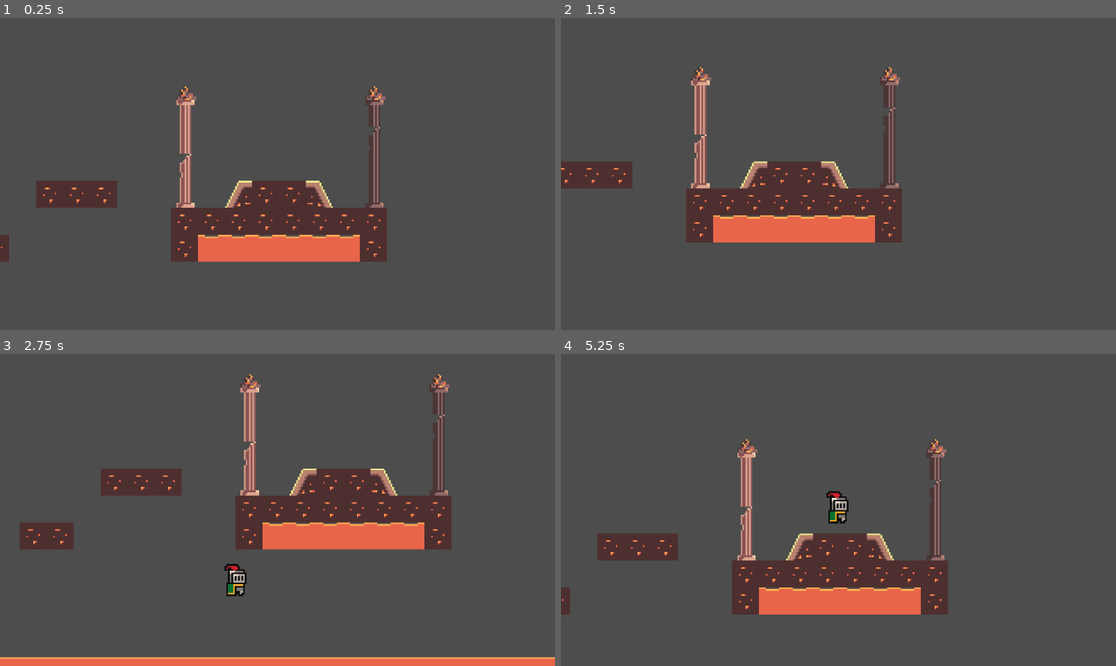
Above: before the commit, frames 1-4 (two rows, left to right).
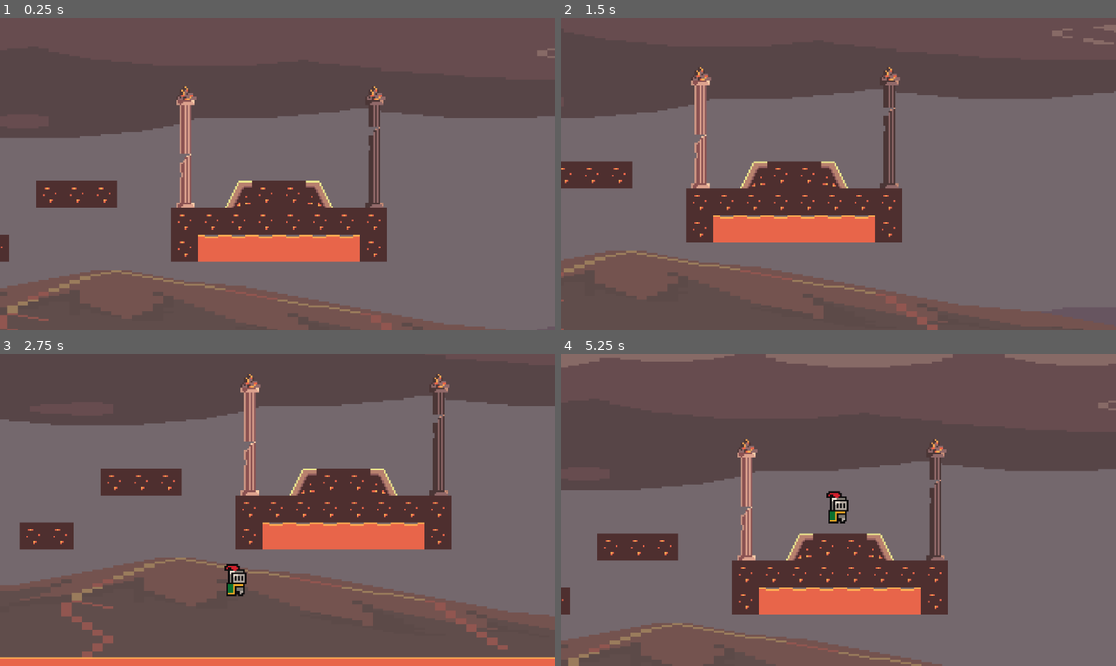
Above: after the commit, the same moments.

Repository: Arnav-Sharma21/ATAproject
Game: Godot game, scene res://game.tscn
The game is run twice, just before and just after one commit, with the same random seed, the same clock (stepped at 60 frames per second) and the same inputs.
Inputs:
- Up to frame 1 (0.25 s): no input
- Up to frame 2 (1.5 s): tap Enter (ui_accept) at 0.5, 0.77 s; hold Right (ui_right) from 0.53 s (still down)
- Up to frame 3 (2.75 s): tap Enter (ui_accept) at 1.52 s; release Right (ui_right) at 2.03 s; hold Left (ui_left) from 2.03 s (still down)
- Up to frame 4 (5.25 s): release Left (ui_left) at 2.78 s; hold Right (ui_right) 2.78-4.28 s; tap Enter (ui_accept) at 3.02, 3.77, 4.52 s; hold Left (ui_left) 4.28-5.03 s; hold Right (ui_right) from 5.03 s (still down)

The runs differ from the first frame. In frame 1, 68% of the frame differs, in the area x 0-100%, y 0-100%; in frame 2, 65%; in frame 3, 52%; in frame 4, 70%.

Commit message:
background done

Diff:
--- a/Scripts/kill_zone2.gd
+++ b/Scripts/kill_zone2.gd
@@ -1,7 +1,5 @@
 extends Area2D
 
-@onready var timer = $Timer
 
 func _on_body_entered(body):
 	get_tree().reload_current_scene()
-	print("it works yay!")
--- a/game.tscn
+++ b/game.tscn
@@ -8,6 +8,9 @@
 [ext_resource type="PackedScene" uid="uid://bd2oyp6gmiguk" path="res://kill_zone.tscn" id="6_ryrav"]
 [ext_resource type="Texture2D" uid="uid://bn412cecm7b7l" path="res://tileset_volcan_v1/tileset volcan v1/tileset/volcan8.png" id="7_eow3j"]
 [ext_resource type="PackedScene" uid="uid://cinkveu6lpaen" path="res://hell_platoform.tscn" id="8_j5wjh"]
+[ext_resource type="Texture2D" uid="uid://bctw5es5wv3jj" path="res://tileset_volcan_v1/tileset volcan v1/background/full2.png" id="9_mfdv2"]
+[ext_resource type="Texture2D" uid="uid://jilgyq7ed61p" path="res://craftpix-net-724983-ocean-and-clouds-free-pixel-art-backgrounds/Ocean_8/1.png" id="10_iotsf"]
+[ext_resource type="Texture2D" uid="uid://bkrbh5l288ajq" path="res://craftpix-net-724983-ocean-and-clouds-free-pixel-art-backgrounds/Ocean_5/5.png" id="11_lc2xo"]
 
 [sub_resource type="CircleShape2D" id="CircleShape2D_e2o6t"]
 radius = 7.0
@@ -674,3 +677,24 @@
 
 [node name="CollisionShape2D" type="CollisionShape2D" parent="AnimatableBody2D6"]
 shape = SubResource("RectangleShape2D_boyg6")
+
+[node name="Sprite2D" type="Sprite2D" parent="."]
+modulate = Color(1, 1, 1, 0.49019608)
+show_behind_parent = true
+position = Vector2(459.4999, 168.99998)
+scale = Vector2(6.160156, 1.1562499)
+texture = ExtResource("9_mfdv2")
+
+[node name="1" type="Sprite2D" parent="."]
+modulate = Color(1, 1, 1, 0.6)
+show_behind_parent = true
+position = Vector2(459.5, -44.999996)
+scale = Vector2(2.7378476, 0.40740737)
+texture = ExtResource("10_iotsf")
+
+[node name="5" type="Sprite2D" parent="."]
+modulate = Color(1, 1, 1, 0.6156863)
+show_behind_parent = true
+position = Vector2(367, -394)
+scale = Vector2(0.77235246, 0.43402776)
+texture = ExtResource("11_lc2xo")
Not shown: 1 places in game.tscn that only renumber resources
Binary file removed: living-tissue-platform-files/living-tissue-platform-files/PNG/layers/bakground.png
Not shown, removed: living-tissue-platform-files/living-tissue-platform-files/PNG/layers/bakground.png.import
Binary file removed: living-tissue-platform-files/living-tissue-platform-files/PNG/layers/tileset.png
Not shown, removed: living-tissue-platform-files/living-tissue-platform-files/PNG/layers/tileset.png.import
Binary file removed: living-tissue-platform-files/living-tissue-platform-files/PNG/preview-living-tissue-platform-x1.png
Not shown, removed: living-tissue-platform-files/living-tissue-platform-files/PNG/preview-living-tissue-platform-x1.png.import
Binary file removed: living-tissue-platform-files/living-tissue-platform-files/PNG/preview-living-tissue-platform-x2.png
Not shown, removed: living-tissue-platform-files/living-tissue-platform-files/PNG/preview-living-tissue-platform-x2.png.import
Not shown, removed: living-tissue-platform-files/living-tissue-platform-files/license.txt
Not shown, removed: living-tissue-platform-files/living-tissue-platform-files/.DS_Store
Not shown, removed: living-tissue-platform-files/living-tissue-platform-files/PNG/layers/.DS_Store
(and 1 more such lines)
